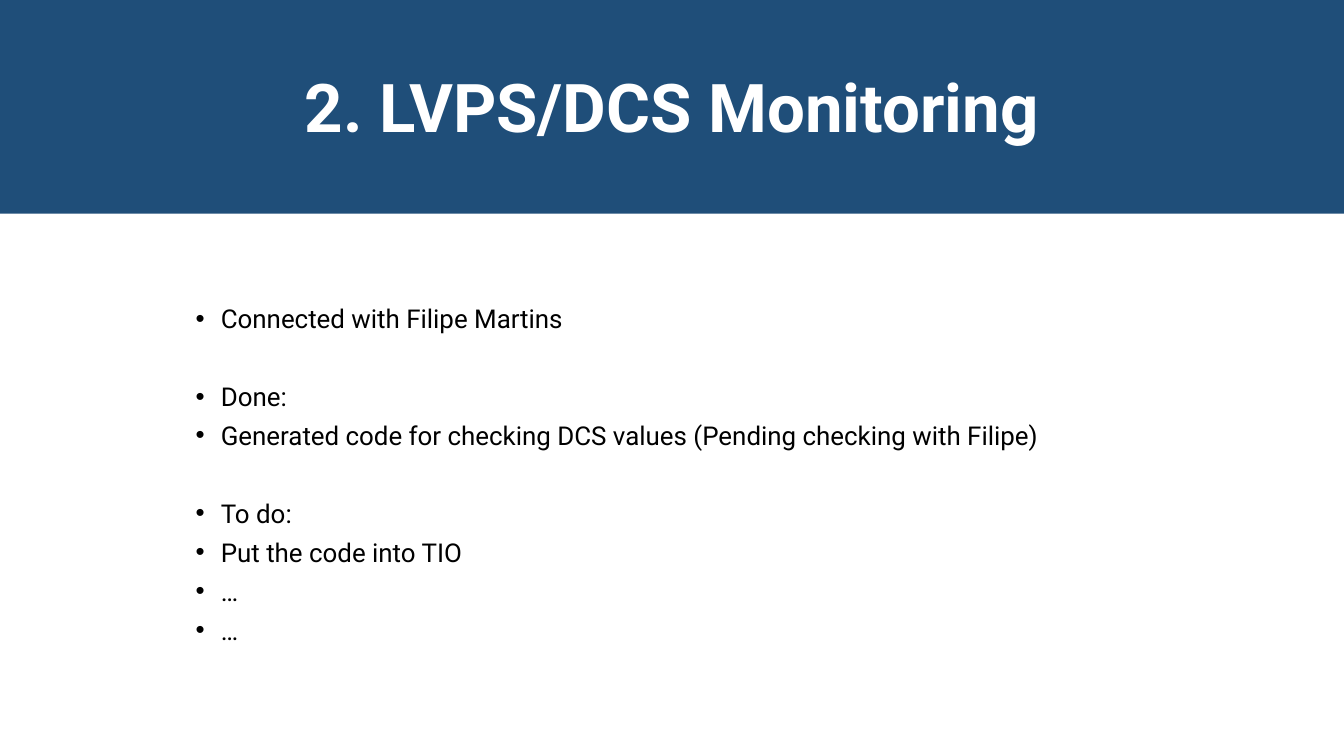
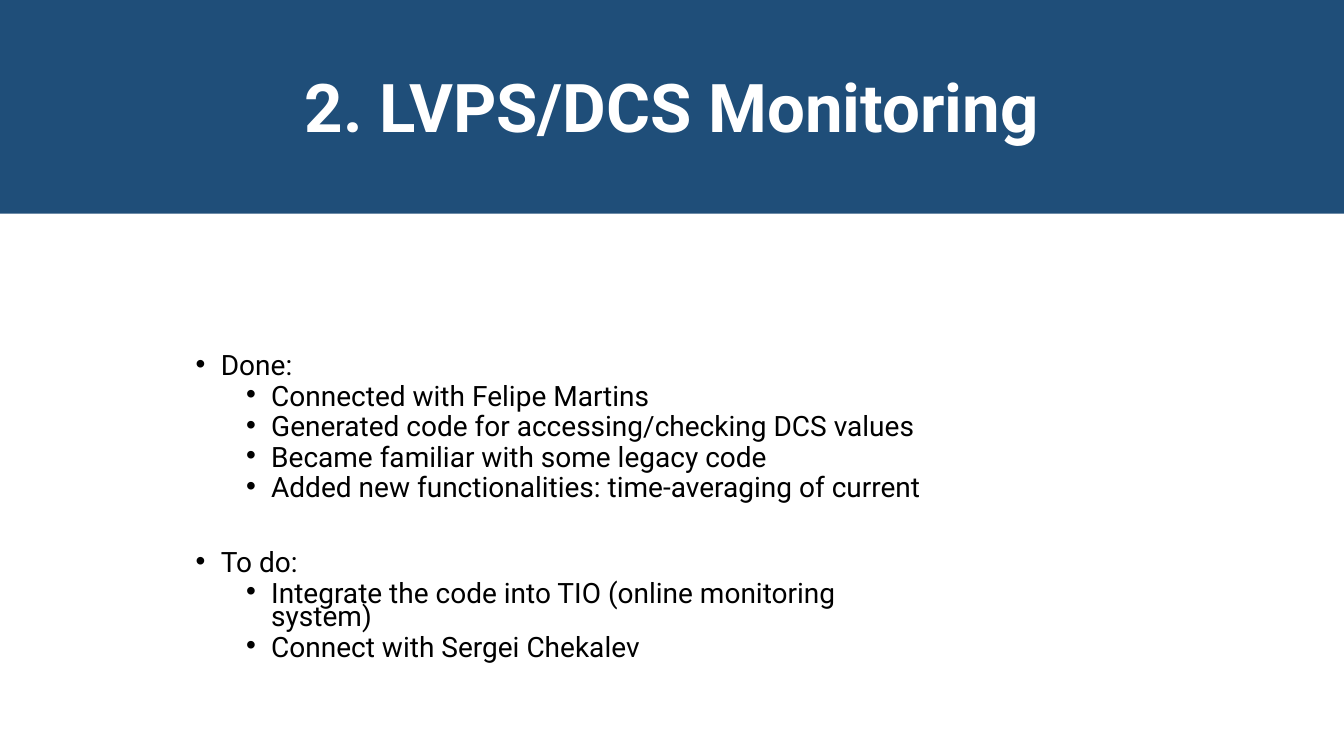
Before and after one commit to JackyMYL/Tile-CIS-group, a slide deck: slide 6 of Chicago Reports/08-15-2022_Jacky&Peter.pptx (slide 5 before the commit). Drawn at 1344x756 pixels with LibreOffice and Linux fonts; fonts in the diff are those of the drawing. Boxes give left, top, right and bottom in pixels: in the first picture for what was removed or moved away, otherwise in the second. Text is boxed around its words. In the diff, an @@ line names an element or a change of style, - is before the commit and + after.

```diff
--- a/Chicago Reports/08-15-2022_Jacky&Peter.pptx
+++ b/Chicago Reports/08-15-2022_Jacky&Peter.pptx
@@ text at <box>221,308,562,334</box>: paragraph removed @@
-• Connected with Filipe Martins
@@ text at <box>221,355,298,573</box>: size 18.5 to 20 pt in "Done:", "To do:"; line spacing 0.8 to 0.7 @@
@@ text at <box>271,385,920,503</box>: text changed; size 18.5 to 20 pt @@
-• Generated code for checking DCS values (Pending checking with Filipe)
+  • Connected with Felipe Martins
+  • Generated code for accessing/checking DCS values
+  • Became familiar with some legacy code
+  • Added new functionalities: time-averaging of current
@@ text at <box>271,580,835,663</box>: text changed; size 18.5 to 20 pt @@
-• Put the code into TIO
-• …
-• …
+  • Integrate the code into TIO (online monitoring system)
+  • Connect with Sergei Chekalev
```
Also in this commit, not shown: 2 other slides changed, 2 slides added.
